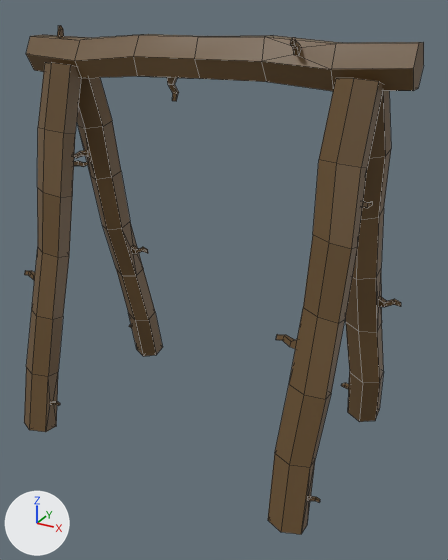
A saved change to the FBX model Assets/Blender/Landscape/Village/FireWoodStand.fbx.
The view is the same before and after, from a 50 mm camera at (5.89, -3.58, 2.81) aimed at (4.03, -0.2, 1.12). Lighting does not change. The marker at lower left points along +X, +Y and +Z. Mesh edges are drawn as thin lines. Where no turn or scale is listed for an object, it has been applied to the vertices.

Objects in the first picture: 'FireWood 002'.
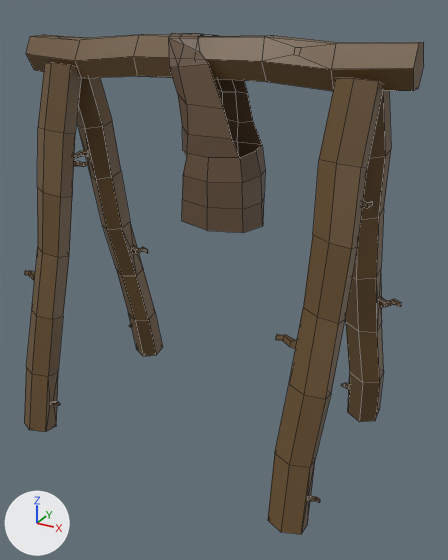
Where the newer file only moved an object's origin or applied its transform, the numbers keep the older frame.

What changed in the scene script:
```text
Add mat_material_005:
    mat_material_005 = principled_material('Material.005')
    mat_material_005.base_color = (0.133, 0.0823, 0.0467)  # brown #66513d
Change me_cylinder_003:
    used by ob_firewood_002; location = (2.848, 0.177, 1.193)
    remove me_cylinder_003.from_pydata(...)  # 460 vertices, 440 faces; spans x -0.29..2.3, y -1.16..0.4, z -1.29..1.5
    add me_cylinder_003.from_pydata(...)  # 496 vertices, 465 faces; spans x -0.29..2.3, y -1.16..0.4, z -1.29..1.47
    me_cylinder_003 part 1: a new loose piece of 68 vertices spanning x 0.83..1.47, y -0.59..-0.17, z 0.31..1.47, in mat_material_005 (brown #66513d)
    me_cylinder_003 part 2
    8 vertices are removed from x -0.08..-0.06, y -0.38..-0.35, z 1.47..1.5
    9 faces are deleted
    1 new face joins them, mat_material_002 (brown #6a5130)
    me_cylinder_003 part 3
    12 vertices are removed from x 1.65..1.69, y -0.54..-0.47, z 1.41..1.47
    13 faces are deleted
    1 new face joins them, mat_material_002 (brown #6a5130)
    me_cylinder_003 part 4
    12 vertices are removed from x 0.8..0.86, y -0.41..-0.37, z 1.08..1.18
    13 faces are deleted
    1 new face joins them, mat_material_002 (brown #6a5130)
    add me_cylinder_003.materials.append(mat_material_005)  # brown #66513d
```

Location of each change, [x1, y1, x2, y2] in pixels of the pictures (448 x 560 px):
'FireWood 002', reshaped
    before: [24, 25, 424, 534]
    after: [24, 33, 424, 534]
part 1 of me_cylinder_003, added (brown)
    after: [168, 33, 265, 233]
part 2 of me_cylinder_003, cut back
    before: [57, 25, 64, 38]
part 3 of me_cylinder_003, cut back
    before: [290, 37, 301, 56]
    after: [294, 47, 301, 56]
part 4 of me_cylinder_003, cut back
    before: [167, 77, 179, 101]
